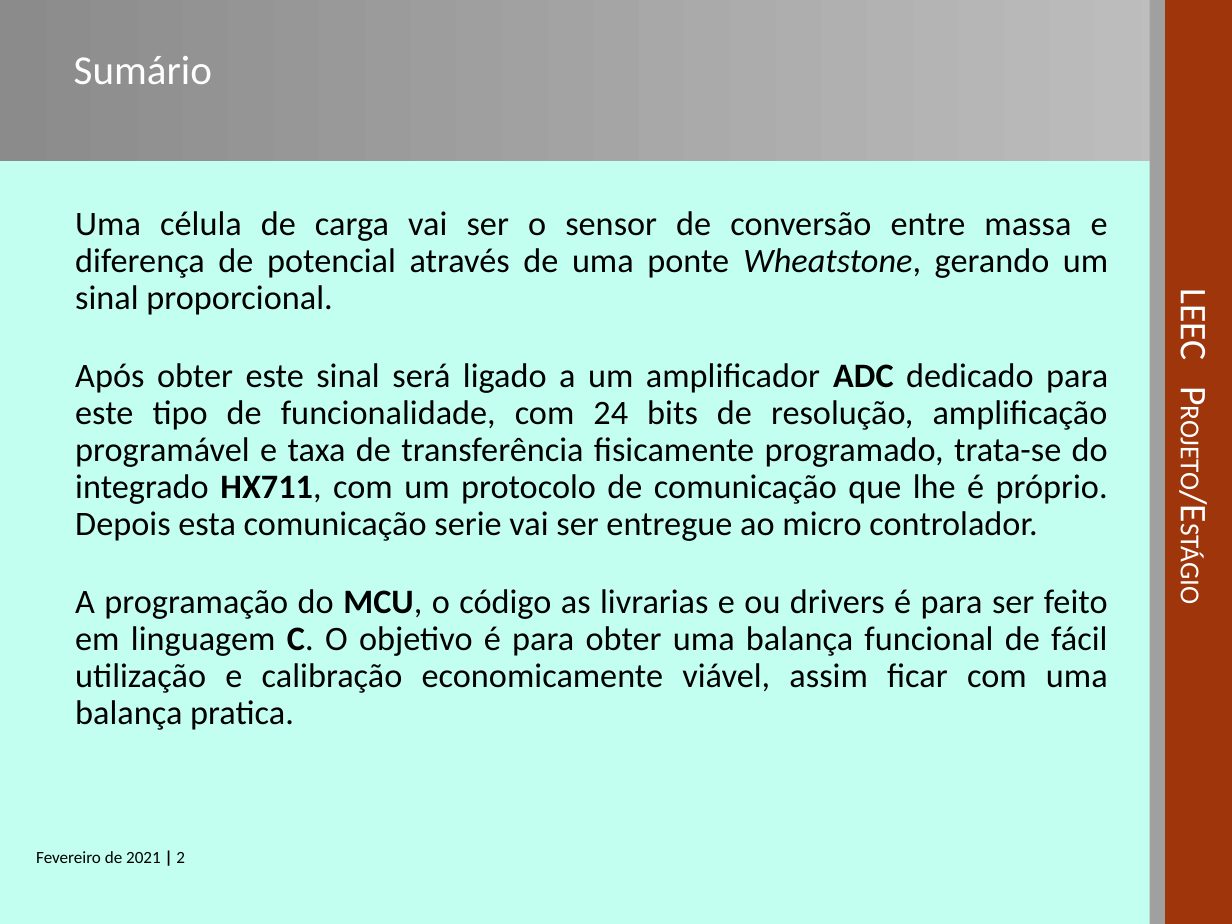
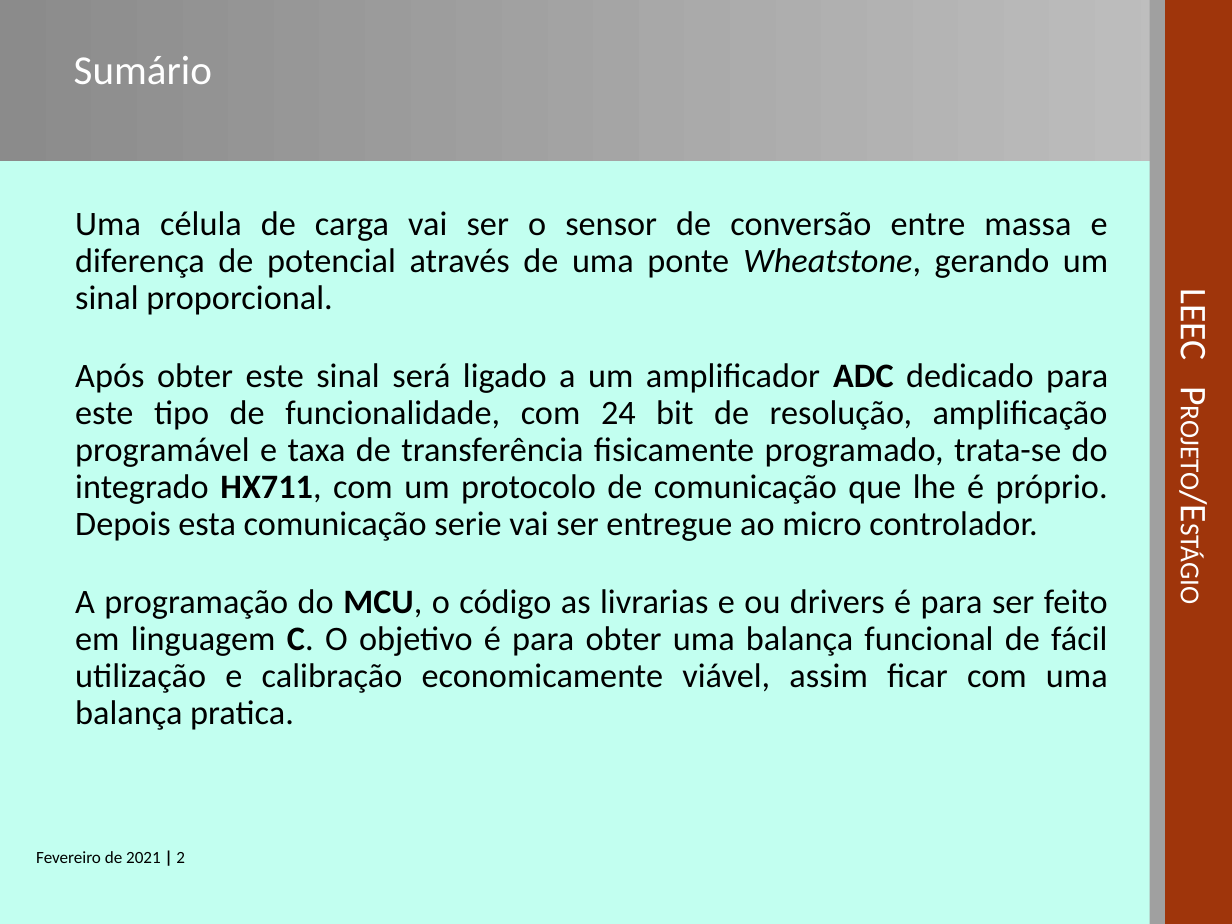
Before and after one commit to sergio1020881/PESTA2021, a slide deck: slide 2 of Zsend/PESTA__APRESENTACAO_1020881.ppt. Drawn at 1232x924 pixels with LibreOffice and Linux fonts; fonts in the diff are those of the drawing; background and template pictures are left out. Boxes give left, top, right and bottom in pixels: in the first picture for what was removed or moved away, otherwise in the second. Text is boxed around its words. In the diff, an @@ line names an element or a change of style, - is before the commit and + after.

```diff
--- a/Zsend/PESTA__APRESENTACAO_1020881.ppt
+++ b/Zsend/PESTA__APRESENTACAO_1020881.ppt
@@ text at <box>75,363,1108,541</box>: text changed @@
-Após obter este sinal será ligado a um amplificador ADC dedicado para este tipo de funcionalidade, com 24 bits de resolução, amplificação programável e taxa de transferência fisicamente programado, trata-se do integrado HX711, com um protocolo de comunicação que lhe é próprio. Depois esta comunicação serie vai ser entregue ao micro controlador.
+Após obter este sinal será ligado a um amplificador ADC dedicado para este tipo de funcionalidade, com 24 bit de resolução, amplificação programável e taxa de transferência fisicamente programado, trata-se do integrado HX711, com um protocolo de comunicação que lhe é próprio. Depois esta comunicação serie vai ser entregue ao micro controlador.
```
Also in this commit, not shown: 9 other files.
